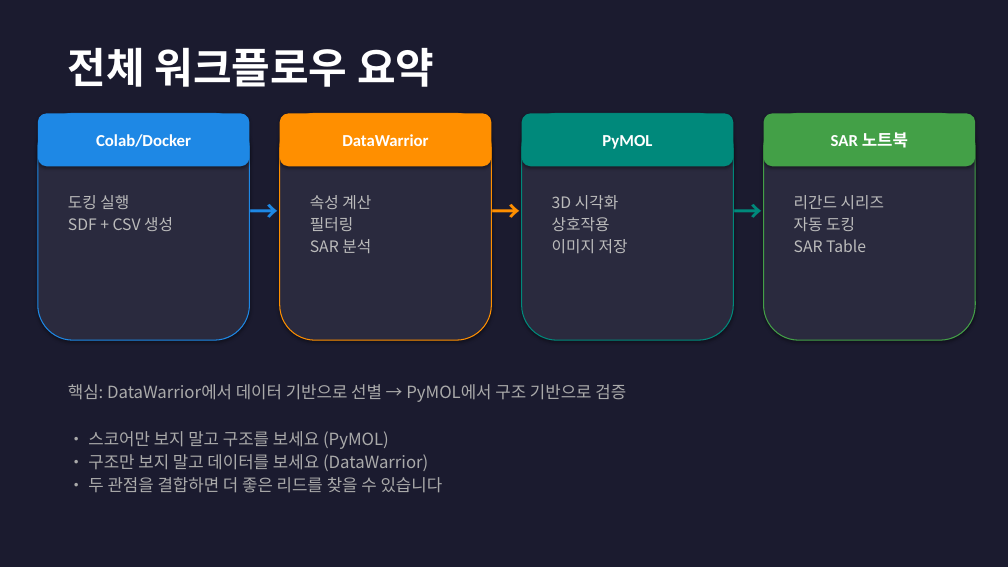
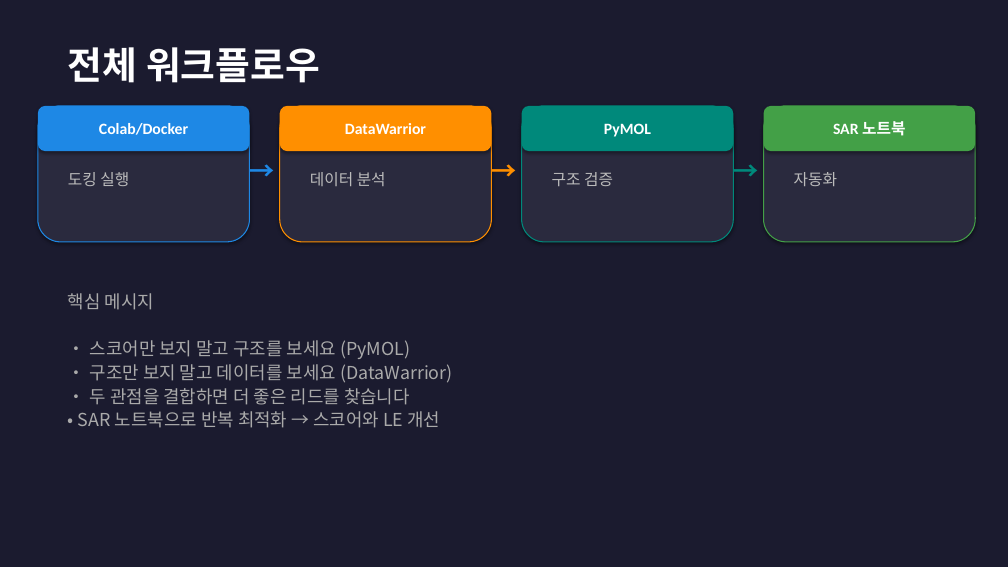
Before and after one commit to fourmodern/molecular_docking_tutorial, a slide deck: slide 7 of DataWarrior_Tutorial.pptx (slide 10 before the commit). Drawn at 1008x567 pixels with LibreOffice and Linux fonts; fonts in the diff are those of the drawing. Boxes give left, top, right and bottom in pixels: in the first picture for what was removed or moved away, otherwise in the second. Text is boxed around its words. In the diff, an @@ line names an element or a change of style, - is before the commit and + after.

```diff
--- a/DataWarrior_Tutorial.pptx
+++ b/DataWarrior_Tutorial.pptx
@@ text at bbox=[68, 47, 320, 83]: text changed; size 40 to 36 pt @@
-전체 워크플로우 요약
+전체 워크플로우
@@ rounded rectangle "Colab/Docker": place and size @@
-rounded rectangle "Colab/Docker" at bbox=[38, 113, 250, 166]
+rounded rectangle "Colab/Docker" at bbox=[38, 106, 250, 151]
@@ rounded rectangle: place and size @@
-rounded rectangle at bbox=[38, 113, 250, 340]
+rounded rectangle at bbox=[38, 106, 250, 242]
@@ rounded rectangle "DataWarrior": place and size @@
-rounded rectangle "DataWarrior" at bbox=[280, 113, 492, 166]
+rounded rectangle "DataWarrior" at bbox=[280, 106, 492, 151]
@@ rounded rectangle: place and size @@
-rounded rectangle at bbox=[280, 113, 492, 340]
+rounded rectangle at bbox=[280, 106, 492, 242]
@@ rounded rectangle "PyMOL": place and size @@
-rounded rectangle "PyMOL" at bbox=[522, 113, 734, 166]
+rounded rectangle "PyMOL" at bbox=[522, 106, 734, 151]
@@ rounded rectangle: place and size @@
-rounded rectangle at bbox=[522, 113, 734, 340]
+rounded rectangle at bbox=[522, 106, 734, 242]
@@ size 16 to 15 pt in 4 elements at bbox=[38, 106, 250, 151], bbox=[280, 106, 492, 151], bbox=[522, 106, 734, 151], bbox=[764, 106, 975, 151] @@
@@ rounded rectangle "SAR 노트북": place and size @@
-rounded rectangle "SAR 노트북" at bbox=[764, 113, 975, 166]
+rounded rectangle "SAR 노트북" at bbox=[764, 106, 975, 151]
@@ rounded rectangle: place and size @@
-rounded rectangle at bbox=[764, 113, 975, 340]
+rounded rectangle at bbox=[764, 106, 975, 242]
@@ text "도킹 실행": place and size @@
-text "도킹 실행" at bbox=[68, 195, 173, 231]
+text "도킹 실행" at bbox=[68, 172, 129, 186]
@@ text "도킹 실행" at bbox=[68, 172, 129, 186]: less space between paragraphs @@
@@ text at bbox=[310, 172, 386, 186]: text changed @@
-속성 계산
-필터링
-SAR 분석
+데이터 분석
@@ text at bbox=[552, 172, 613, 186]: text changed @@
-3D 시각화
-상호작용
-이미지 저장
+구조 검증
@@ 3 texts: place and size @@
-3 texts at bbox=[242, 189, 764, 227]
+3 texts at bbox=[242, 151, 764, 189]
@@ size 28 to 24 pt; less space between paragraphs in 3 elements at bbox=[242, 151, 280, 189], bbox=[484, 151, 522, 189], bbox=[726, 151, 764, 189] @@
@@ text at bbox=[794, 172, 837, 186]: text changed @@
-리간드 시리즈
-자동 도킹
-SAR Table
+자동화
@@ text at bbox=[68, 217, 173, 231]: paragraph removed @@
-SDF + CSV 생성
@@ text "핵심 메시지": place and size @@
-text "핵심 메시지" at bbox=[68, 384, 626, 493]
+text "핵심 메시지" at bbox=[68, 293, 452, 428]
@@ text at bbox=[68, 293, 154, 310]: text changed; size 16 to 17 pt @@
-핵심: DataWarrior에서 데이터 기반으로 선별 → PyMOL에서 구조 기반으로 검증
+핵심 메시지
@@ text at bbox=[90, 340, 452, 383]: size 16 to 17 pt in "• 스코어만 보지 말고 구조를 보세요 (PyMOL)", "• 구조만 보지 말고 데이터를 보세요 (DataWarrior)"; less space between paragraphs @@
@@ text at bbox=[78, 388, 441, 428]: text changed; size 16 to 17 pt @@
-• 두 관점을 결합하면 더 좋은 리드를 찾을 수 있습니다
+• 두 관점을 결합하면 더 좋은 리드를 찾습니다
+• SAR 노트북으로 반복 최적화 → 스코어와 LE 개선
```
Also in this commit, not shown: 5 other slides changed, 1 slide added, 4 slides removed, 1 other file.
